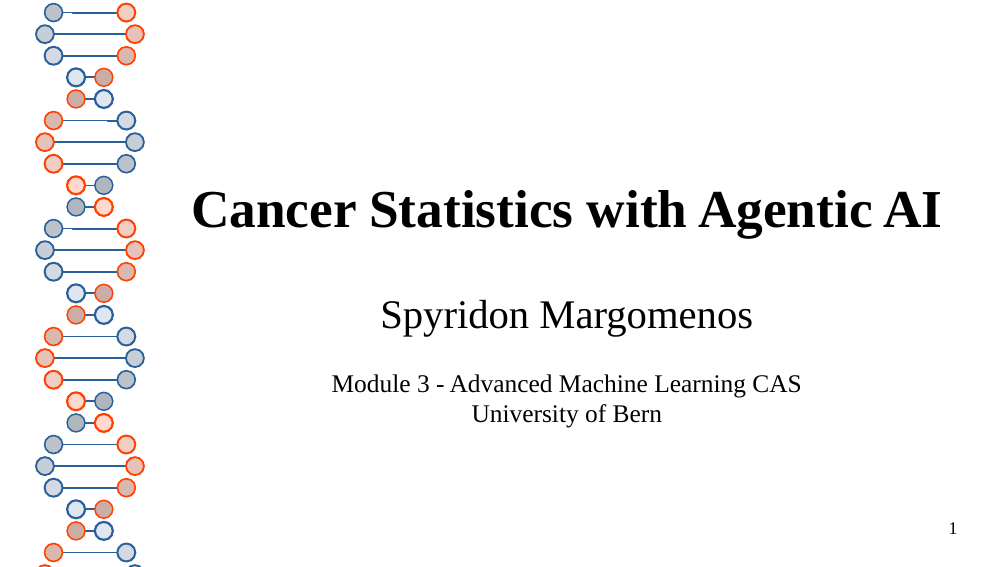
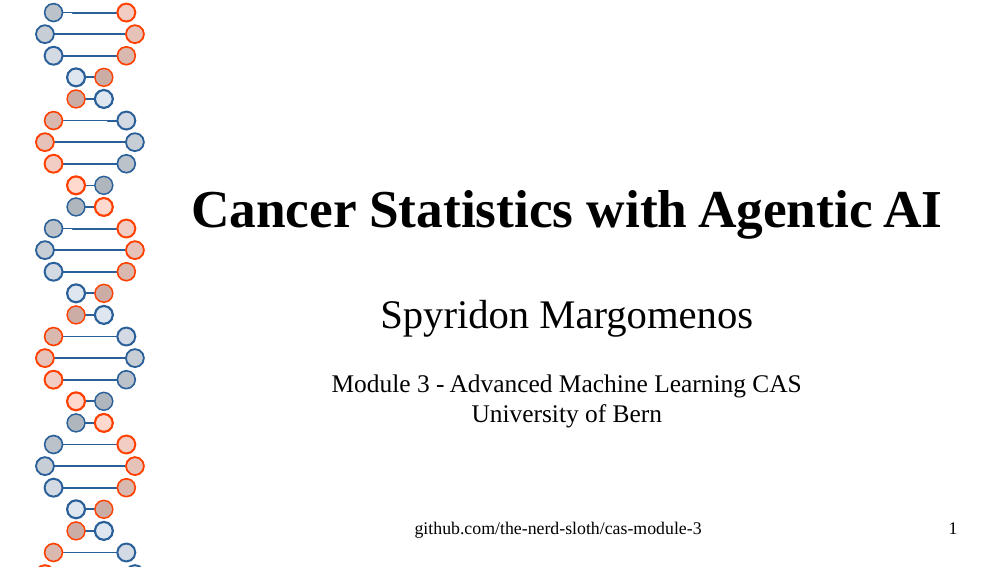
Before and after one commit to the-nerd-sloth/cas-module-3, a slide deck: slide 1 of presentation/agentic-cancer.odp. Drawn at 1008x567 pixels with LibreOffice and Linux fonts; fonts in the diff are those of the drawing. Boxes give left, top, right and bottom in pixels: in the first picture for what was removed or moved away, otherwise in the second. Text is boxed around its words. In the diff, an @@ line names an element or a change of style, - is before the commit and + after.

Commit message:
Update presentation.

```diff
--- a/presentation/agentic-cancer.odp
+++ b/presentation/agentic-cancer.odp
@@ text added at [415, 521, 702, 538], 14 pt, text #000000 @@
+github.com/the-nerd-sloth/cas-module-3
```
Also in this commit, not shown: 15 slides added, 1 slide removed, 1 other file.
